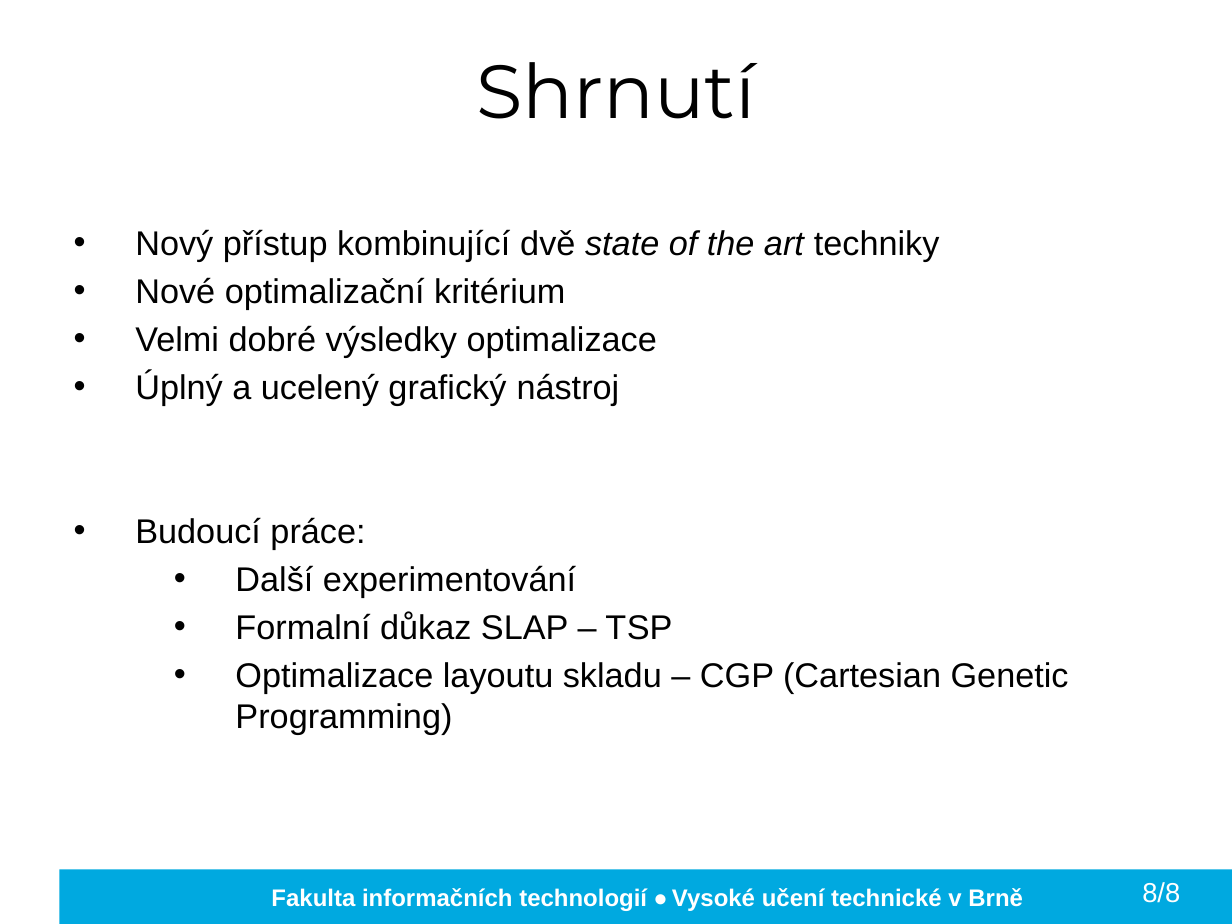
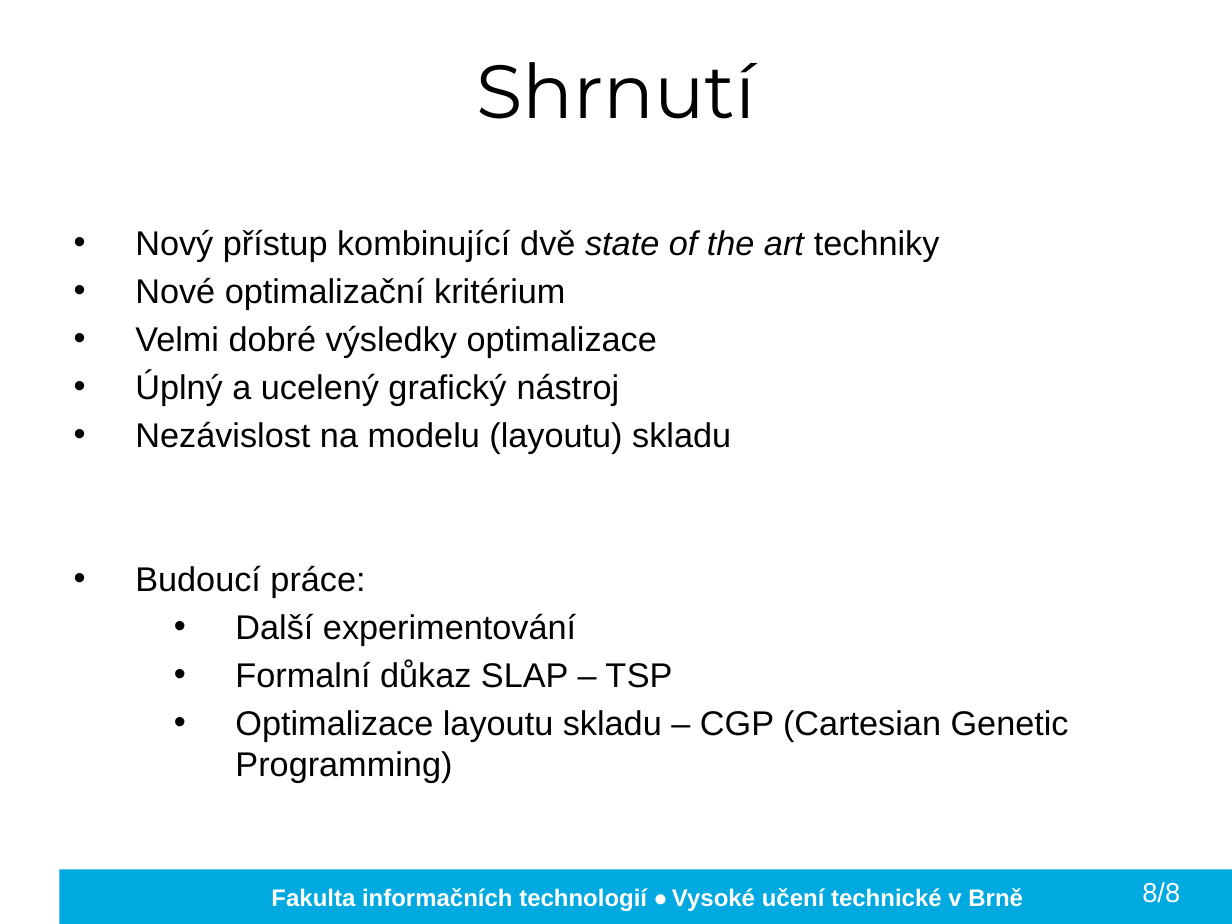
Before and after one commit to kocica/warehouse-manager, a slide deck: slide 13 of doc/xkocic01.pptx. Drawn at 1232x924 pixels with LibreOffice and Linux fonts; fonts in the diff are those of the drawing; background and template pictures are left out. Boxes give left, top, right and bottom in pixels: in the first picture for what was removed or moved away, otherwise in the second. Text is boxed around its words. In the diff, an @@ line names an element or a change of style, - is before the commit and + after.

Commit message:
doc

```diff
--- a/doc/xkocic01.pptx
+++ b/doc/xkocic01.pptx
@@ text at (135, 421, 731, 454): paragraph added @@
+• Nezávislost na modelu (layoutu) skladu
```
